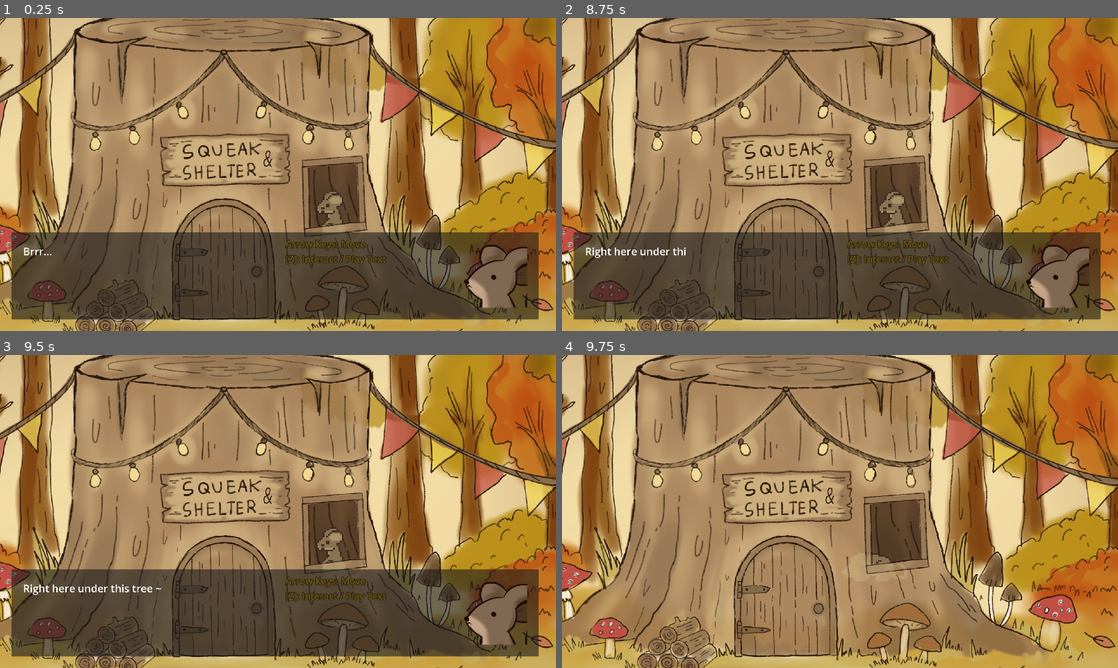
Above: before the commit, frames 1-4 (two rows, left to right).
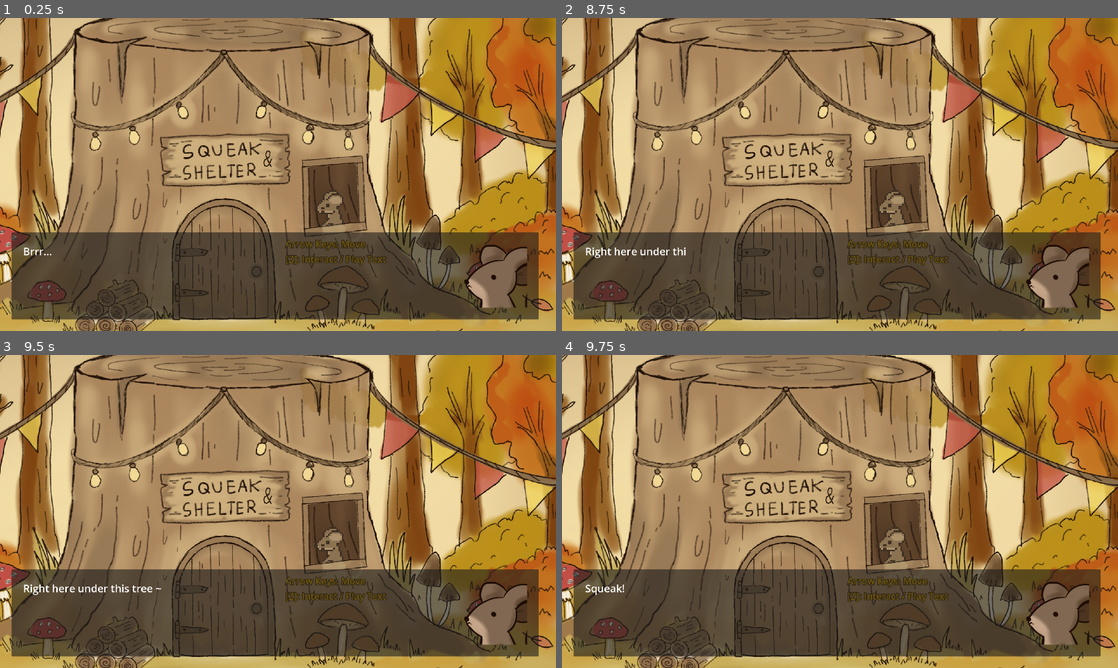
Above: after the commit, the same moments.

Repository: ashtherz/roots
Game: Godot game, scene res://scenes/Overworld.tscn
The game is run twice, just before and just after one commit, with the same random seed, the same clock (stepped at 60 frames per second) and the same inputs.
Inputs (mouse positions are in pixels of both pictures, inside the frame that each line leads up to):
- Up to frame 1 (0.25 s): no input
- Up to frame 2 (8.75 s): tap Enter at 0.5, 2.75, 3.6, 5, 8.1 s; move the mouse to (962, 158) at 0.52 s; hold Right (ui_right) 0.53-1.25 s; hold Z (Interact) 0.53-1.25 s; click (962, 158) at 0.67 s; tap Up (PlatformerJump) at 0.77, 3.77, 6.77 s; drag from (728, 190) to (912, 212) at 1.27 s; tap Space at 2, 4.25, 6.5 s; move the mouse to (895, 105) at 2.02 s; hold Left (ui_left) 2.03-2.75 s; tap F at 2.1, 6.6 s; drag from (812, 237) to (912, 212) at 2.77 s; move the mouse to (1006, 221) at 3.52 s; hold Right (ui_right) 3.53-4.25 s; drag from (673, 127) to (912, 212) at 4.27 s; move the mouse to (867, 174) at 5.02 s; hold Right (ui_right) 5.03-5.75 s; hold Z (Interact) 5.03-5.75 s; click (867, 174) at 5.17 s; drag from (756, 96) to (728, 190) at 5.77 s; move the mouse to (962, 158) at 6.52 s; hold Left (ui_left) 6.53-7.25 s; drag from (728, 190) to (912, 212) at 7.27 s; move the mouse to (895, 105) at 8.02 s; hold Right (ui_right) from 8.03 s (still down)
- Up to frame 3 (9.5 s): release Right (ui_right) at 8.75 s; drag from (250, 574) to (111, 464) at 8.77 s
- Up to frame 4 (9.75 s): move the mouse to (1006, 558) at 9.52 s; hold Left (ui_left) from 9.53 s (still down); hold Z (Interact) from 9.53 s (still down); click (1006, 558) at 9.67 s

Frames 1-3 are identical in both runs. In frame 4, 26% of the frame differs, in the area x 0-100%, y 0-97%.

Commit message:
Modify dialogues

Diff:
--- a/game/scripts/dialogue_lines.gd
+++ b/game/scripts/dialogue_lines.gd
@@ -8,6 +8,7 @@
 		"I know!",
 		"I'll make a place for everyone to stay during the winter!",
 		"Right here under this tree ~",
+		"Squeak!",
 	],
 
 	# Kitchen -> packing puzzle
@@ -22,7 +23,7 @@
 	],
 	"kitchen_after": [
 		"That should do it!",
-		"Winter got nothing on Squeak!",
+		"Squeak!",
 	],
 
 	# Bedroom -> platformer (both played inside the platformer scene)
@@ -34,7 +35,8 @@
 	],
 	"bedroom_after": [
 		"There you go!",
-		"Now everyone can sleep nice and snug just in time for winter",
+		"Now everyone can sleep nice and snug",
+		"Squeak!",
 	],
 
 	# Bathroom -> suika
@@ -47,6 +49,7 @@
 	"bathroom_after": [
 		"Hmm that was nice...",
 		"I feel so clean and fresh!",
+		"Squeak!",
 	],
 
 	"ending": [
@@ -54,5 +57,6 @@
 		"*Happy squeak noises*",
 		"Just in time for winter...",
 		"Time to rest",
+		"Squeak!",
 	],
 }
